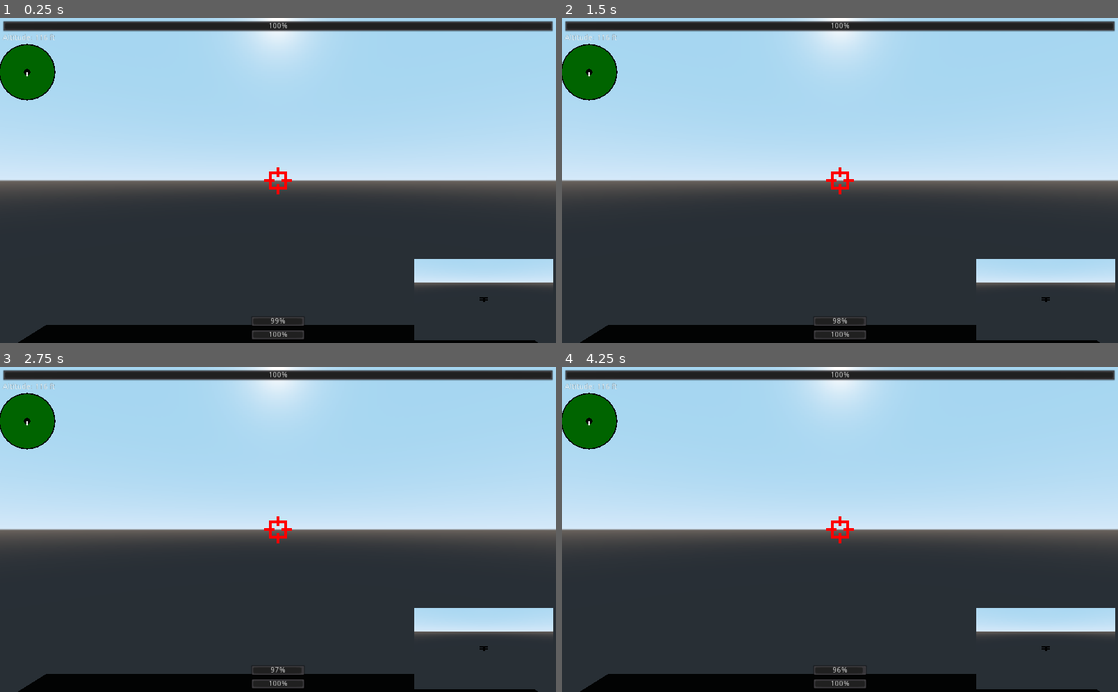
Above: before the commit, frames 1-4 (two rows, left to right).
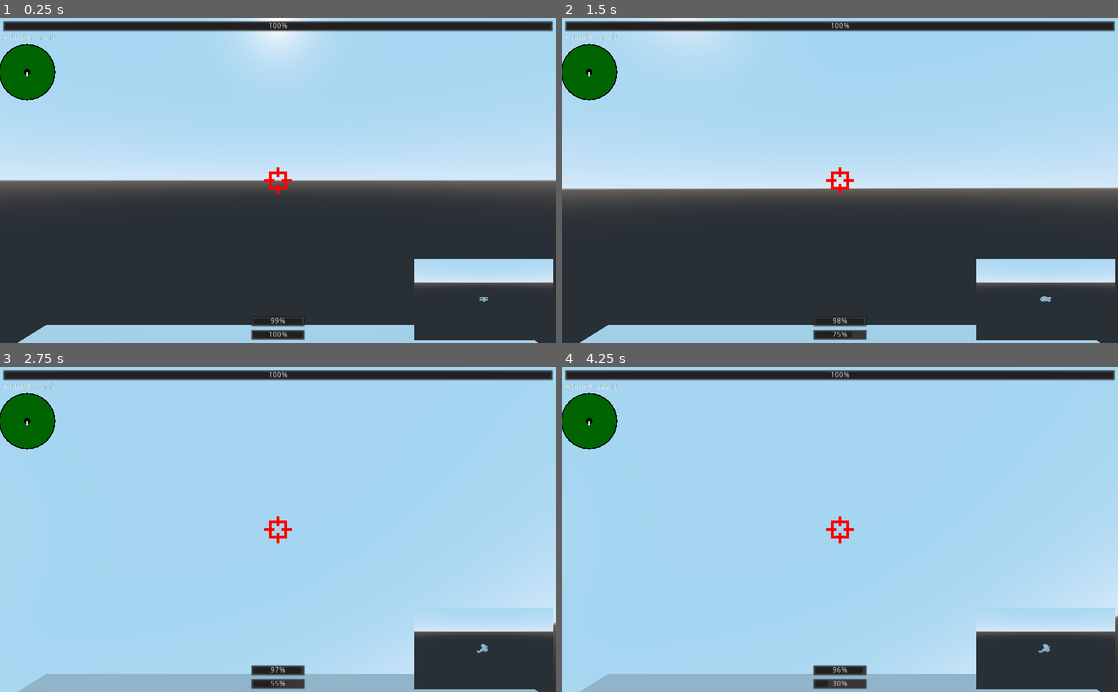
Above: after the commit, the same moments.

Repository: the-alex-g/Biplanes
Game: Godot game, scene res://Plane/PlaneHandler.tscn
Same seed, same stepped clock (60 frames per second), same inputs: the game is played once before the commit and once after it. This scene is started directly instead of the project's main scene.
Inputs:
- Up to frame 1 (0.25 s): no input
- Up to frame 2 (1.5 s): tap Enter at 0.5 s; hold D (right) 0.53-1.28 s; hold Space (shoot) 0.53-1.28 s; hold S (down) from 1.28 s (still down); tap Space (shoot) at 1.35 s
- Up to frame 3 (2.75 s): release S (down) at 2.03 s; hold D (right) from 2.03 s (still down); hold Space (shoot) from 2.03 s (still down)
- Up to frame 4 (4.25 s): release D (right) at 2.78 s; release Space (shoot) at 2.78 s; hold Shift (thrust) 2.78-3.53 s; tap Space (shoot) at 2.85 s; hold A (left) from 3.53 s (still down); hold Space (shoot) from 3.53 s (still down)

The runs differ from the first frame. In frame 1, 3.8% of the frame differs, in the area x 3-97%, y 85-100%; in frame 2, 9.6%; in frame 3, 53%, in the area x 0-100%, y 0-100%; in frame 4, 53%.
Error after the commit: Division By Zero in operator '/'. (res://Plane/PlaneHandler.gd:26)

Commit message:
Add planes appearing on opposite ends of field

Diff:
--- a/project/Main/World.gd
+++ b/project/Main/World.gd
@@ -27,6 +27,8 @@
 
 		plane_handler.player_id = player_id
 		plane_handler.color = plane_colors[player_id]
+		plane_handler.board_size = 1000
+		plane_handler.players = players
 		viewport.add_child(plane_handler)
 		_plane_handlers.append(plane_handler)
 
--- a/project/Main/World.tscn
+++ b/project/Main/World.tscn
@@ -1,10 +1,13 @@
-[gd_scene load_steps=4 format=2]
+[gd_scene load_steps=5 format=2]
 
 [ext_resource path="res://Main/World.gd" type="Script" id=1]
 [ext_resource path="res://Main/MasterHUD.tscn" type="PackedScene" id=2]
 
 [sub_resource type="BoxShape" id=1]
-extents = Vector3( 500, 1, 500 )
+extents = Vector3( 500, 0.005, 500 )
+
+[sub_resource type="SpatialMaterial" id=2]
+albedo_color = Color( 0.262745, 0.682353, 0, 1 )
 
 [node name="World" type="Spatial"]
 script = ExtResource( 1 )
@@ -31,6 +34,8 @@
 
 [node name="CSGBox" type="CSGBox" parent="StaticBody"]
 width = 1000.0
+height = 0.01
 depth = 1000.0
+material = SubResource( 2 )
 
 [connection signal="export_viewport_texture" from="." to="MasterHUD" method="_on_World_export_viewport_texture"]
--- a/project/Menu/JoinMenu.gd
+++ b/project/Menu/JoinMenu.gd
@@ -13,6 +13,7 @@
 var _planes_joined := []
 var _planes_ready := 0
 var _plane_colors := {}
+var _buffer := true
 
 onready var _join_widgets := [
 	$HBoxContainer/JoinWidget,
@@ -34,11 +35,14 @@
 func _input(event:InputEvent)->void:
 	if event is InputEventJoypadButton and event.is_pressed():
 		if event.button_index == 0 and _planes_joined.size() == _planes_ready and _planes_ready > 0:
-			var world : Spatial = preload("res://Main/World.tscn").instance()
-			get_tree().root.add_child(world)
-			world.set_deferred("plane_colors", _plane_colors)
-			world.set_deferred("players", _planes_joined.size())
-			queue_free()
+			if not _buffer:
+				var world : Spatial = preload("res://Main/World.tscn").instance()
+				get_tree().root.add_child(world)
+				world.set_deferred("plane_colors", _plane_colors)
+				world.set_deferred("players", _planes_joined.size())
+				queue_free()
+			else:
+				_buffer = false
 
 
 func _add_player_actions(player_index:int)->void:
@@ -102,6 +106,7 @@
 
 func _on_plane_not_ready()->void:
 	_planes_ready -= 1
+	_buffer = true
 
 
 func _on_plane_change_color(direction:int, id:int)->void:
--- a/project/Menu/JoinWidget.gd
+++ b/project/Menu/JoinWidget.gd
@@ -25,8 +25,9 @@
 							_joined = true
 							ready = false
 							emit_signal("player_joined", id)
-						else:
+						elif _joined and not ready:
 							ready = true
+							modulate = Color.aqua
 							emit_signal("player_ready")
 					BUTTON_MAPS.B:
 						if _joined and not ready:
@@ -35,11 +36,14 @@
 							emit_signal("player_left", id)
 						elif _joined and ready:
 							ready = false
+							modulate = color
 							emit_signal("player_not_ready")
 					BUTTON_MAPS.LEFT_SHOULDER:
-						emit_signal("change_color", -1, id)
+						if _joined and not ready:
+							emit_signal("change_color", -1, id)
 					BUTTON_MAPS.RIGHT_SHOULDER:
-						emit_signal("change_color", 1, id)
+						if _joined and not ready:
+							emit_signal("change_color", 1, id)
 
 
 func _set_color(value:Color)->void:
--- a/project/Plane/Biplane.gd
+++ b/project/Plane/Biplane.gd
@@ -61,8 +61,9 @@
 
 	var collision := move_and_collide(movement_vector * delta)
 	if collision != null:
-		_death(true)
-
+		death(true)
+		if collision.collider.has_method("death"):
+			collision.collider.death(true)
 	if secs_fuel > 0:
 		secs_fuel -= delta * _actual_speed / flight_speed
 		emit_signal("update_fuel", secs_fuel)
@@ -119,11 +120,11 @@
 func damage(amount:int)->void:
 	health -= amount
 	if health <= 0:
-		_death()
+		death()
 	emit_signal("update_health", health)
 
 
-func _death(explode := false)->void:
+func death(explode := false)->void:
 	secs_fuel = 0
 	ammo = 0
 	health = 0
--- a/project/Plane/PlaneHandler.gd
+++ b/project/Plane/PlaneHandler.gd
@@ -18,10 +18,14 @@
 var plane_position : Vector3 setget ,_get_plane_position
 var player_id : int
 var color : Color
+var players : int
+var board_size : float
 
 
 func _ready()->void:
-	_plane.translation.x = 15 * player_id
+	_plane.translation = (Vector3.RIGHT * board_size / 2).rotated(Vector3.UP, player_id * TAU / players)
+	_plane.translation.y = 50
+	_plane.rotation.y = player_id * TAU / players + PI / 2
 	_plane.player_id = "_" + str(player_id)
 	_plane.color = color
 
